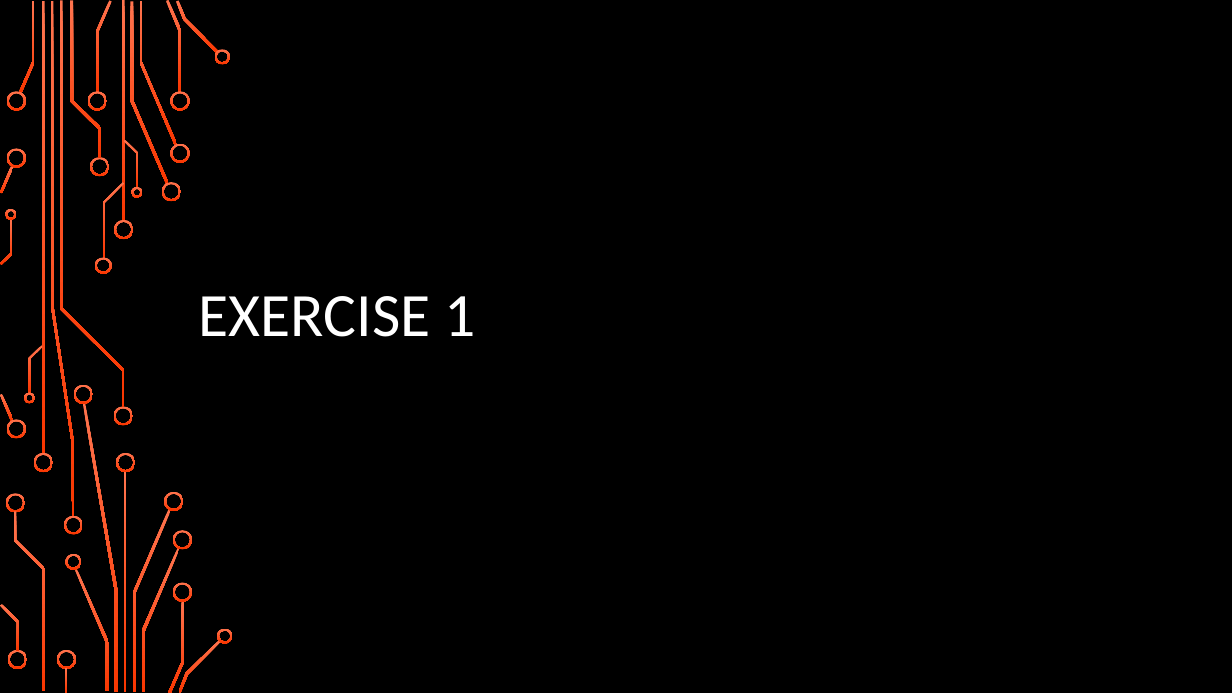
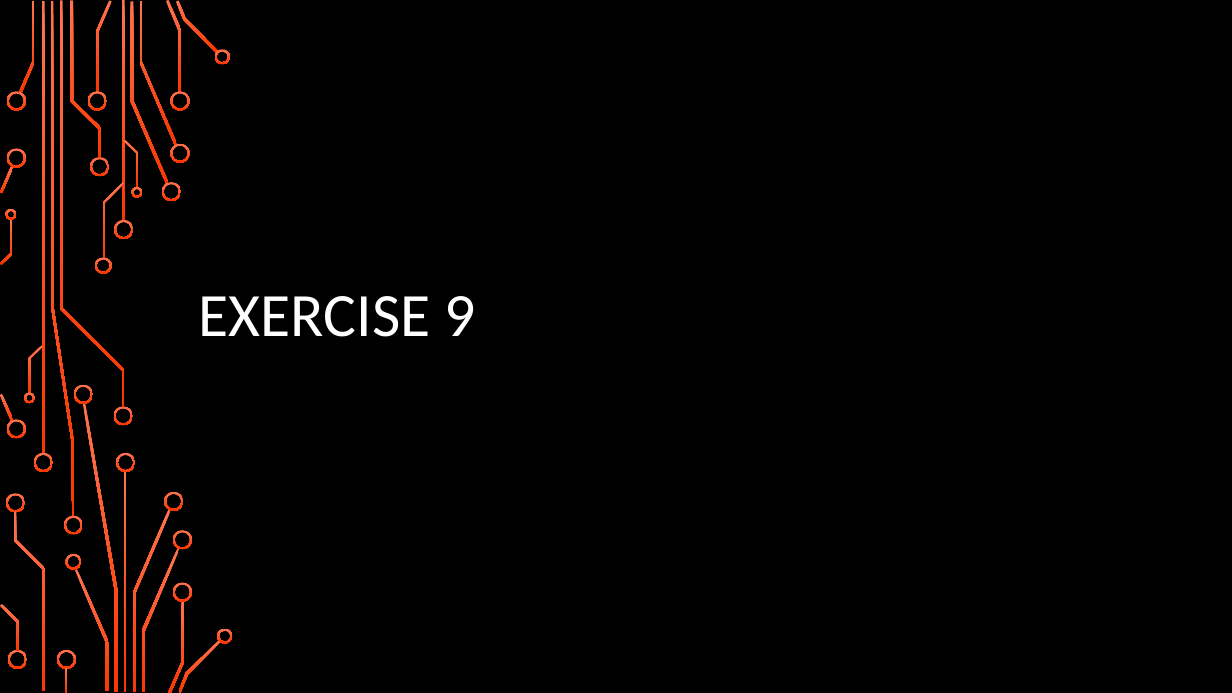
Before and after one commit to wags1999/Web-Design-Using-Bootstrap, a slide deck: slide 4 of Slides/Lesson 9.pptx (slide 18 before the commit). Drawn at 1232x693 pixels with LibreOffice and Linux fonts; fonts in the diff are those of the drawing; background and template pictures are left out. Boxes give left, top, right and bottom in pixels: in the first picture for what was removed or moved away, otherwise in the second. Text is boxed around its words. In the diff, an @@ line names an element or a change of style, - is before the commit and + after.

```diff
--- a/Slides/Lesson 9.pptx
+++ b/Slides/Lesson 9.pptx
@@ title at (x1=199, y1=296, x2=475, y2=337): text changed @@
-EXERCISE 1
+EXERCISE 9
```
Also in this commit, not shown: 2 other slides changed, 14 slides removed.
